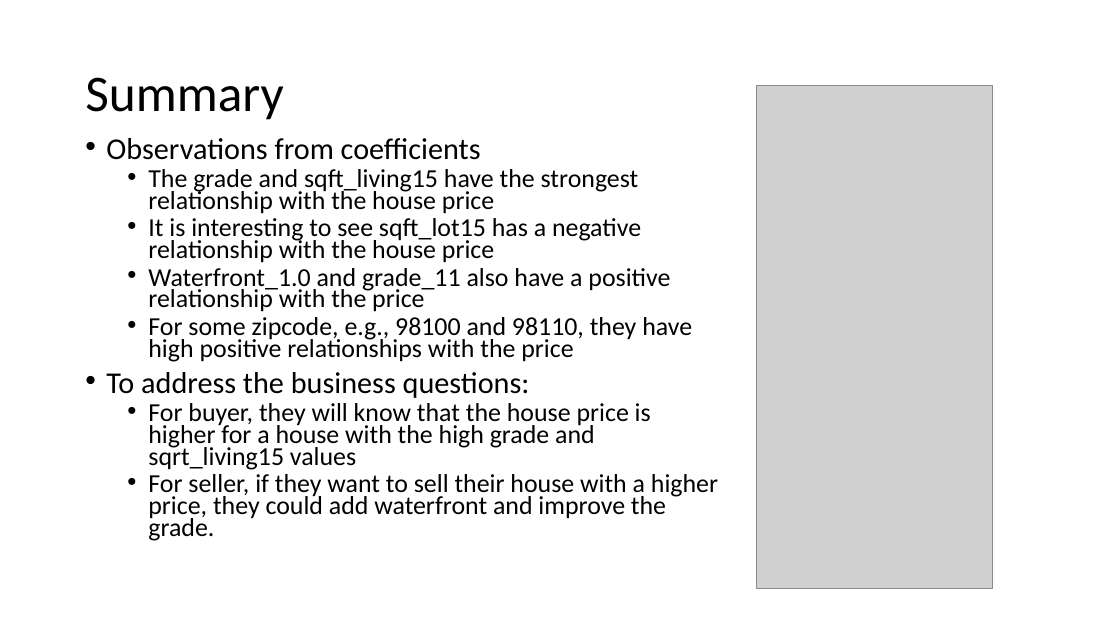
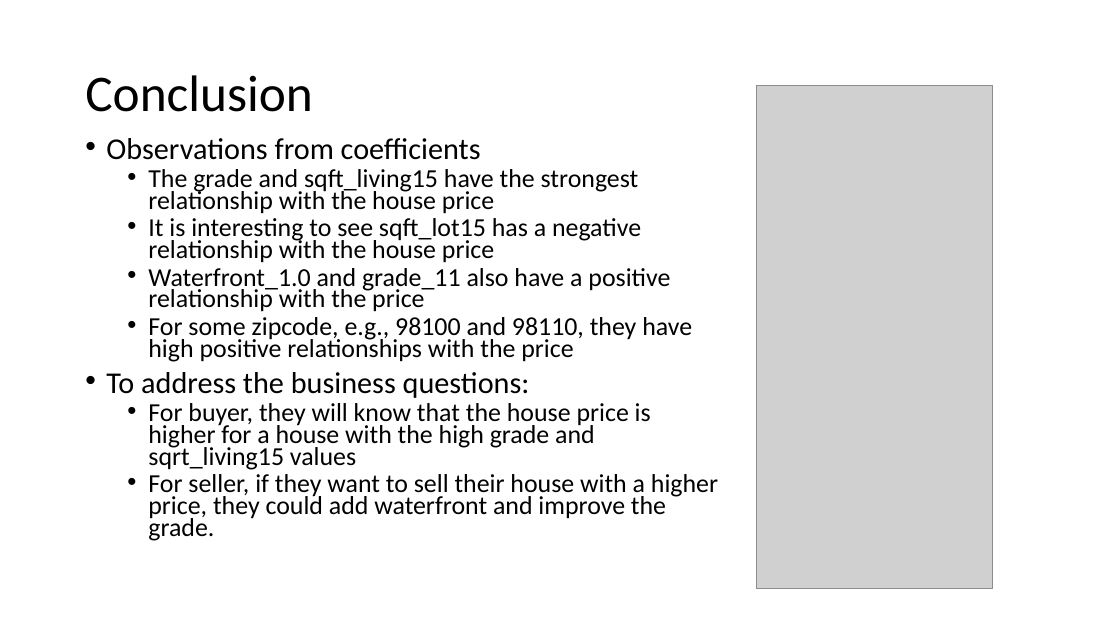
Before and after one commit to learn-co-curriculum/dsc-phase-2-project, a slide deck: slide 12 of Presentation_project2.pptx (slide 13 before the commit). Drawn at 1120x630 pixels with LibreOffice and Linux fonts; fonts in the diff are those of the drawing; grey boxes stand for pictures. Boxes give left, top, right and bottom in pixels: in the first picture for what was removed or moved away, otherwise in the second. Text is boxed around its words. In the diff, an @@ line names an element or a change of style, - is before the commit and + after.

```diff
--- a/Presentation_project2.pptx
+++ b/Presentation_project2.pptx
@@ title at bbox=[85, 75, 313, 112]: text changed @@
-Summary
+Conclusion
```
Also in this commit, not shown: 1 other slide changed, 1 slide added, 2 slides removed, 1 other file.
